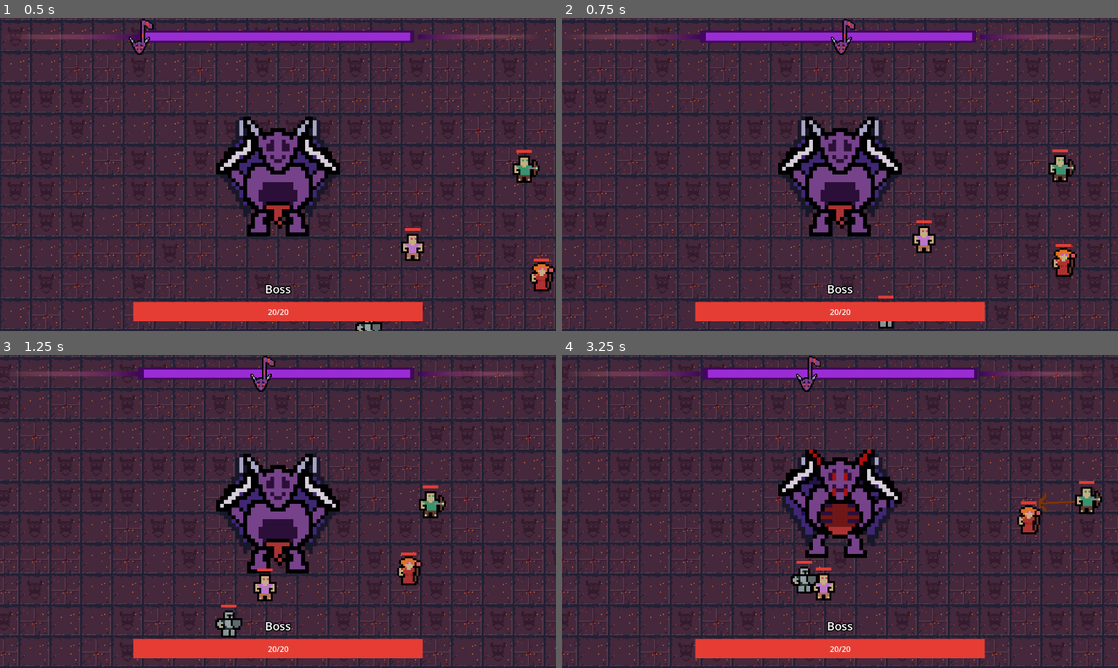
Above: before the commit, frames 1-4 (two rows, left to right).
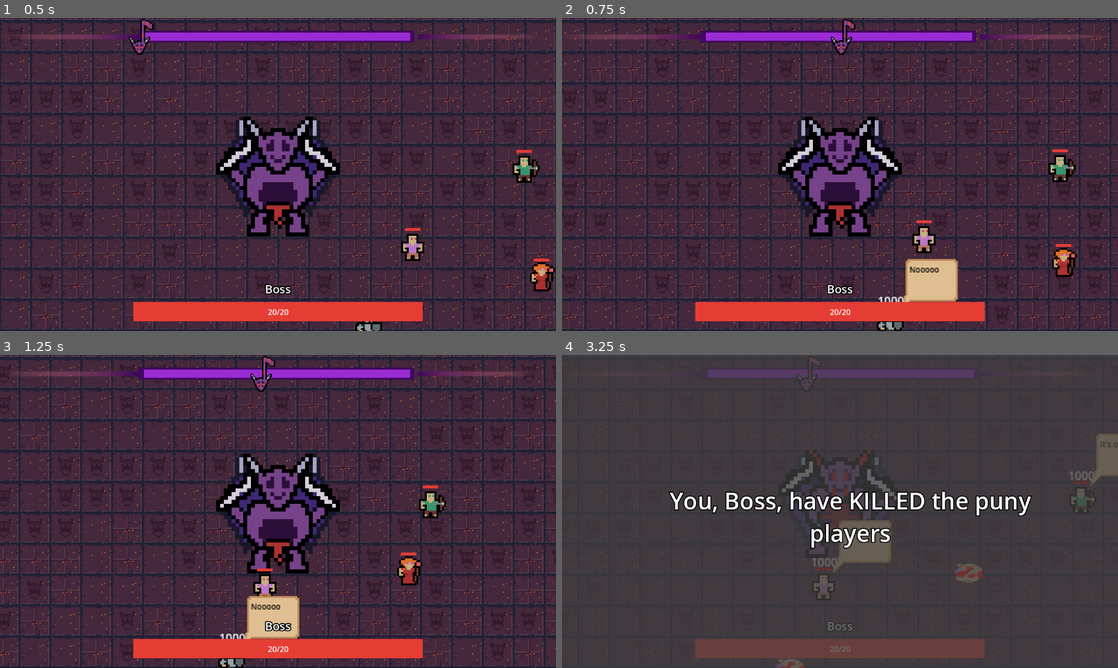
Above: after the commit, the same moments.

Repository: DevFTB/GMTK2023
Game: Godot game, scene res://main.tscn
Two runs of this game, one before a commit and one after it. Both use one fixed random seed, a clock stepped at 60 frames per second and the inputs below.
Inputs (mouse positions are in pixels of both pictures, inside the frame that each line leads up to):
- Up to frame 1 (0.5 s): no input
- Up to frame 2 (0.75 s): tap Enter at 0.5 s; move the mouse to (962, 158) at 0.52 s; press the mouse at (962, 158) at 0.53 s; hold D (move_right) from 0.53 s (still down)
- Up to frame 3 (1.25 s): keep holding D (move_right)
- Up to frame 4 (3.25 s): release D (move_right) at 1.25 s; release the mouse at (962, 495) at 1.25 s; drag from (728, 527) to (812, 574) at 1.27 s; move the mouse to (895, 442) at 2.02 s; hold D (move_right) 2.03-2.75 s; hold E (activate_combo_2) 2.03-2.75 s; click (895, 442) at 2.3 s; drag from (812, 574) to (673, 464) at 2.77 s

Frame 1 is identical in both runs. In frame 2, 1.5% of the frame differs, in the area x 56-72%, y 76-100%; in frame 3, 1.7%; in frame 4, 22%, in the area x 0-100%, y 0-100%.

Commit message:
Death screen implemented

Diff:
--- a/entities/boss/Boss.gd
+++ b/entities/boss/Boss.gd
@@ -4,6 +4,7 @@
 signal started_combo(lc: ComboLifecycle)
 signal boss_health_changed(new, max, difference)
 signal boss_name_changed(name)
+signal boss_died()
 
 @export var movement_speed = 200
 @export var combos : Array[Combo] = []
@@ -19,13 +20,14 @@
 var active_combo : Node2D
 var names
 var boss_name
+var i_name = 0
 
 
 
 func _ready():
 	health = max_health
 	names = generate_boss_names(50)
-	boss_name = names[0]
+	boss_name = names[i_name]
 	boss_name_changed.emit(boss_name)
 	boss_health_changed.emit(health, max_health, 0)
 
@@ -50,7 +52,12 @@
 func take_damage(damage: int):
 	health -= damage
 	boss_health_changed.emit(health, max_health, -damage)
+	if health <= 0:
+		die()
 	print("Boss took %s damage. Now at %s HP" % [damage, health])
+
+func die():
+	boss_died.emit()
 
 func generate_boss_names(n=50):
 	var prefixes = read_file(prefix_path).split("\n")
@@ -82,3 +89,15 @@
 # todo make sure this exports correctly!! otherwise just hardcode it in
 func read_file(path):
 	return FileAccess.open(path, FileAccess.READ).get_as_text()
+
+func reset():
+	health = max_health
+	boss_health_changed.emit(health, max_health, 0)
+
+func evolve_name():
+	if i_name < names.size() - 1:
+		i_name += 1
+		boss_name = names[i_name]
+		boss_name_changed.emit(boss_name)
+		return true
+	return false
--- a/entities/players/PlayerController.gd
+++ b/entities/players/PlayerController.gd
@@ -1,4 +1,6 @@
 extends Node
+
+signal all_players_dead()
 
 var phase
 @export var heal_phase_min_interval = 40
@@ -68,6 +70,11 @@
 	get_behind_me_phase_allowed_timer = max(0, get_behind_me_phase_allowed_timer - delta)
 
 	var players = get_players()
+
+	# if all players dead
+	if players.size() == 0:
+		all_players_dead.emit()
+
 	# move
 	if phase == "Heal":
 		group_move(group_loc, delta)
@@ -203,6 +210,7 @@
 			player.move(get_loc_dist_from(player.global_position, boss.global_position, 80), delta)
 		"Archer":
 			player.move(get_loc_dist_from(player.global_position, boss.global_position, 256), delta)
+		# todo try move healer not boss side of to heal player
 		"Healer":
 			player.move(get_loc_dist_from(player.global_position, get_most_damaged_player().global_position, 64), delta)
 
@@ -233,13 +241,26 @@
 #func dist_to_boss(loc):
 #	return (loc - boss.global_position()).length()
 
-#func clear_players():
-#	for player in get_players():
-#		player.queue_free()
-#
-#func spawn_players():
+func clear_players():
+	for player in self.get_children():
+		player.queue_free()
+
+
+func spawn_players(n):
+	pass
+
+func reset(n):
+	clear_players()
+	spawn_players(n)
+
+	set_phase("Normal")
+	player_loc_ordering = get_players()
+	phase_timer = 0
+	heal_phase_allowed_timer = heal_phase_min_interval
+	get_behind_me_phase_allowed_timer = get_behind_me_phase_min_interval
+
 
 # kill random player on click for debugging
-#func _input(event: InputEvent):
-#	if event.is_action_pressed("rhythm_hit") and len(get_players()) > 0:
-#		get_players().pick_random().take_damage(1000)
+func _input(event: InputEvent):
+	if event.is_action_pressed("rhythm_hit") and len(get_players()) > 0:
+		get_players().pick_random().take_damage(1000)
--- a/main.tscn
+++ b/main.tscn
@@ -21,6 +21,7 @@
 [ext_resource type="Script" path="res://level/gui/boss/BossUI.gd" id="17_al4u4"]
 [ext_resource type="Texture2D" uid="uid://dg0j6n14sw0ot" path="res://level/gui/boss/healthbar_empty.png" id="18_4uspl"]
 [ext_resource type="Texture2D" uid="uid://cqy8vqr4hmkj6" path="res://level/gui/boss/healthbar_full.png" id="19_opri7"]
+[ext_resource type="PackedScene" uid="uid://dbmmaoubp84nk" path="res://level/gui/combo_screen.tscn" id="22_y1okt"]
 
 [sub_resource type="Gradient" id="Gradient_x35c2"]
 colors = PackedColorArray(0.961374, 0.526552, 0.508241, 0, 0.253906, 0.03125, 0.363281, 1)
@@ -186,6 +187,12 @@
 outline_color = Color(0, 0, 0, 1)
 shadow_size = 0
 
+[sub_resource type="LabelSettings" id="LabelSettings_537yj"]
+line_spacing = 0.0
+font_size = 48
+outline_size = 8
+outline_color = Color(0, 0, 0, 1)
+
 [node name="Main" type="Node"]
 script = ExtResource("1_y2mx8")
 
@@ -454,5 +461,40 @@
 text = "0/0"
 label_settings = SubResource("LabelSettings_l70j4")
 
+[node name="ActionComboScreen" parent="." instance=ExtResource("22_y1okt")]
+visible = false
+
+[node name="DeathScreen" type="CanvasLayer" parent="."]
+visible = false
+
+[node name="ColorRect" type="ColorRect" parent="DeathScreen"]
+anchors_preset = 15
+anchor_right = 1.0
+anchor_bottom = 1.0
+grow_horizontal = 2
+grow_vertical = 2
+color = Color(0.25098, 0.25098, 0.25098, 0.752941)
+
+[node name="DeathText" type="Label" parent="DeathScreen"]
+anchors_preset = 8
+anchor_left = 0.5
+anchor_top = 0.5
+anchor_right = 0.5
+anchor_bottom = 0.5
+offset_left = -383.0
+offset_top = -210.0
+offset_right = 426.0
+offset_bottom = 233.0
+grow_horizontal = 2
+grow_vertical = 2
+size_flags_horizontal = 6
+size_flags_vertical = 6
+label_settings = SubResource("LabelSettings_537yj")
+horizontal_alignment = 1
+vertical_alignment = 1
+autowrap_mode = 3
+
+[connection signal="boss_died" from="Boss" to="." method="_on_boss_boss_died"]
 [connection signal="boss_health_changed" from="Boss" to="CanvasLayer/GUI/MarginContainer/BossUI" method="_on_boss_boss_health_changed"]
 [connection signal="boss_name_changed" from="Boss" to="CanvasLayer/GUI/MarginContainer/BossUI" method="_on_boss_boss_name_changed"]
+[connection signal="all_players_dead" from="PlayerController" to="." method="_on_player_controller_all_players_dead"]
--- a/scripts/Main.gd
+++ b/scripts/Main.gd
@@ -3,15 +3,50 @@
 var status = ""
 var level = 0
 
+var kill_words = ["KILLED", "DECIMATED", "MUTILATED", "DESTROYED"]
+var boss_win_message = "You, %s, have %s the puny players"
+var player_win_message = "You, %s, have been %s by the players"
+
 # Called when the node enters the scene tree for the first time.
 func _ready():
-	pass # Replace with function body.
+	status = "level"
+#	enter_level(0)
+	pass
+
 
 func enter_level(n):
-	pass
+	status = "level"
+	$CanvasLayer.visible = true
+	$World.visible = true
+
+	$Boss.global_position = Vector2(400, 400)
+	$Boss.set_process(true)
+	$Boss.reset()
+	$Boss.visible = true
+
+	$PlayerController.reset(n)
 
 func setup_level(n):
 	pass
+
+func level_over(winner):
+	if status == "level":
+		status = "death screen"
+		$Boss.set_process(false)
+
+		$DeathScreen.visible = true
+		$DeathScreen.get_node("DeathText").text = boss_win_message % [$Boss.boss_name, kill_words.pick_random()] if winner == "Boss" else player_win_message % [$Boss.boss_name, kill_words.pick_random()]
+		$DeathScreen.get_node("DeathText").label_settings.font_size = 48 if len($DeathScreen.get_node("DeathText").text) < 250 else 32
+		# todo: change to button?
+		await get_tree().create_timer(3.0).timeout
+		$DeathScreen.get_node("DeathText").visible = false
+
+		$PlayerController.clear_players()
+		$World.visible = false
+		$Boss.visible = false
+		$CanvasLayer.visible = false
+
+		enter_shop()
 
 func enter_shop():
 	pass
@@ -21,3 +56,11 @@
 # Called every frame. 'delta' is the elapsed time since the previous frame.
 func _process(delta):
 	pass
+
+
+func _on_boss_boss_died():
+	level_over("Players")
+
+
+func _on_player_controller_all_players_dead():
+	level_over("Boss")
Not shown: 1 places in entities/boss/action/combustion/goo_splash.tscn that only renumber resources
Not shown: 1 places in main.tscn that only renumber resources
